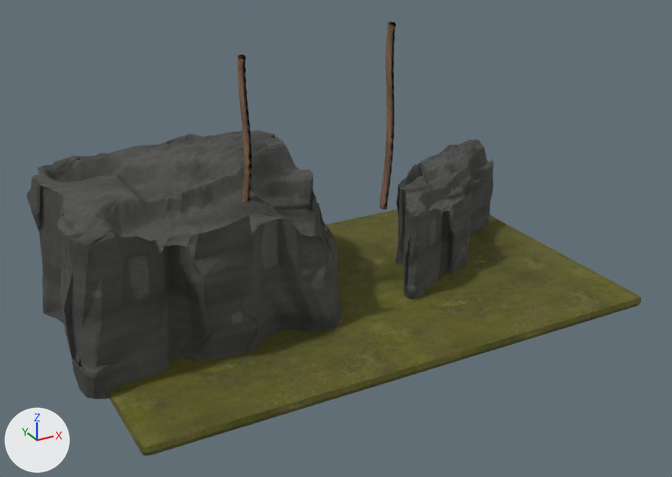
One commit to the Blender file assets/3d/dungeons/b3_industrial_candidates/rebar_rubble/sources/f3_rebar_rubble_authoring.blend: the scene before it, then after it.
Before and after are seen from a camera (50 mm lens) standing at (-1.66, -2.99, 1.78) and looking at (-0.07, -0.09, 0.34). Arrows for +X, +Y and +Z are at lower left; the lights stay in place. The older version comes first.

Script lines for the objects in view, before the commit:
```python
me_cube = bpy.data.meshes.new('Cube')
me_cube.from_pydata(...)  # 56 vertices, 54 faces; spans x -1.05..1.05, y -0.65..0.65, z -0.03..0.03
me_cube.materials.append(mat_f3_damp_concrete)
me_f3_rubble_v29_core_fracture = bpy.data.meshes.new('F3_RUBBLE_V29_CORE_FRACTURE')
me_f3_rubble_v29_core_fracture.from_pydata(...)  # 38345 vertices, 17280 faces; spans x -1.145..-0.015, y -0.335..0.615, z 0.0..0.62
# faces by material slot: [7360, 9920]
me_f3_rubble_v29_core_fracture.materials.append(mat_f3_old_concrete_intact_and_fracture)
me_f3_rubble_v29_core_fracture.materials.append(mat_f3_concrete_broken_interior_with_embedded_stones)
me_f3_rubble_v29_core_fracture_001 = bpy.data.meshes.new('F3_RUBBLE_V29_CORE_FRACTURE.001')
me_f3_rubble_v29_core_fracture_001.from_pydata(...)  # 40356 vertices, 17280 faces; spans x 0.18..1.04, y -0.245..0.485, z 0.0..0.44
# faces by material slot: [7360, 9920]
me_f3_rubble_v29_core_fracture_001.materials.append(mat_f3_old_concrete_intact_and_fracture_001)
me_f3_rubble_v29_core_fracture_001.materials.append(mat_f3_concrete_broken_interior_with_embedded_stones_001)
ob_ground_contact_grit = bpy.data.objects.new('ground contact grit', me_cube)
ob_ground_contact_grit.location = (0.0, 0.0, 0.035)
ob_reused_fracture_aggregate = bpy.data.objects.new('reused fracture aggregate', me_f3_rubble_v29_core_fracture)
ob_reused_fracture_aggregate.location = (0.0, 0.0, 0.0)
ob_reused_fracture_aggregate_001 = bpy.data.objects.new('reused fracture aggregate.001', me_f3_rubble_v29_core_fracture_001)
ob_reused_fracture_aggregate_001.location = (0.0, 0.0, 0.0)
# also in view: 'reused ribbed reinforcing bar.001' at (0.24, 0.04, 0.74); 'reused ribbed reinforcing bar' at (-0.38, 0.04, 0.74)
```
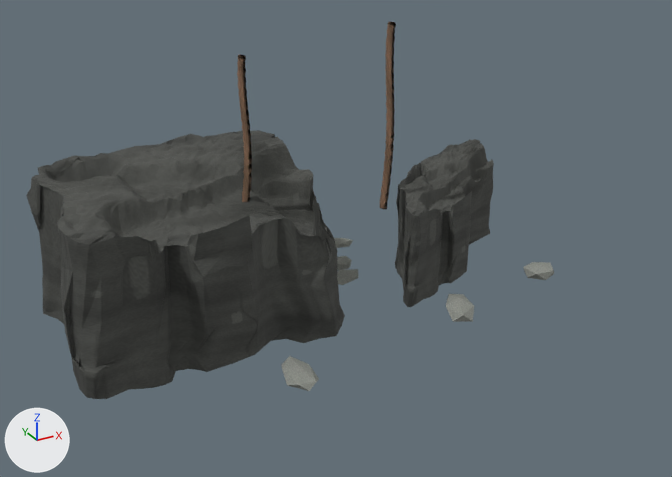
Where the change shows, as pixel boxes [x1, y1, x2, y2] in the pictures (672 x 477 px):
'ground contact grit', deleted (yellow): before [109, 209, 641, 456]
'loose aggregate and grounded concrete chips.009', added: after [281, 356, 319, 391]
'loose aggregate and grounded concrete chips.008', added: after [446, 294, 474, 322]
'loose aggregate and grounded concrete chips.007', added: after [523, 262, 554, 280]
'loose aggregate and grounded concrete chips.010', added: after [337, 269, 358, 285]
'loose aggregate and grounded concrete chips.011', added: after [337, 256, 352, 270]
'loose aggregate and grounded concrete chips.004', added: after [334, 238, 353, 248]

Patch to the scene script:
```diff
--- a/assets/3d/dungeons/b3_industrial_candidates/rebar_rubble/sources/f3_rebar_rubble_authoring.blend.py
+++ b/assets/3d/dungeons/b3_industrial_candidates/rebar_rubble/sources/f3_rebar_rubble_authoring.blend.py
@@ mat_f3_exposed_aggregate @@
+mat_f3_exposed_aggregate = bpy.data.materials.new('f3_exposed_aggregate')
+# uses the picture img_f3_exposed_aggregate_010b21ab9520_basecolor_jpg
+# uses the picture img_f3_exposed_aggregate_010b21ab9520_normal_jpg
+# uses the picture img_f3_exposed_aggregate_010b21ab9520_orm_jpg
@@ ob_ground_contact_grit @@
-ob_ground_contact_grit = bpy.data.objects.new('ground contact grit', me_cube)
@@ ob_loose_aggregate_and_grounded_concrete_chips_011 @@
+ob_loose_aggregate_and_grounded_concrete_chips_011 = bpy.data.objects.new('loose aggregate and grounded concrete chips.011', me_icosphere_011)  # 12 vertices, 20 faces; spans x -0.85..0.95, y -0.97..0.92, z -0.91..0.95
+ob_loose_aggregate_and_grounded_concrete_chips_011.location = (0.164, 0.27, 0.025)
+ob_loose_aggregate_and_grounded_concrete_chips_011.rotation_euler = (0.0, 0.0, 3.342)  # degrees (0, 0, 191)
+ob_loose_aggregate_and_grounded_concrete_chips_011.scale = (0.0585, 0.0504, 0.0347)
@@ ob_loose_aggregate_and_grounded_concrete_chips_010 @@
+ob_loose_aggregate_and_grounded_concrete_chips_010 = bpy.data.objects.new('loose aggregate and grounded concrete chips.010', me_icosphere_010)  # 12 vertices, 20 faces; spans x -0.96..0.94, y -0.97..0.97, z -0.84..1.15
+ob_loose_aggregate_and_grounded_concrete_chips_010.location = (0.104, 0.161, 0.025)
+ob_loose_aggregate_and_grounded_concrete_chips_010.rotation_euler = (0.0, 0.0, 5.008)  # degrees (0, 0, 287)
+ob_loose_aggregate_and_grounded_concrete_chips_010.scale = (0.0576, 0.0817, 0.0204)
@@ ob_loose_aggregate_and_grounded_concrete_chips_009 @@
+ob_loose_aggregate_and_grounded_concrete_chips_009 = bpy.data.objects.new('loose aggregate and grounded concrete chips.009', me_icosphere_009)  # 12 vertices, 20 faces; spans x -0.84..0.88, y -0.97..0.96, z -1.09..1.11
+ob_loose_aggregate_and_grounded_concrete_chips_009.location = (-0.412, -0.452, 0.025)
+ob_loose_aggregate_and_grounded_concrete_chips_009.rotation_euler = (0.0, 0.0, 1.435)  # degrees (0, 0, 82)
+ob_loose_aggregate_and_grounded_concrete_chips_009.scale = (0.124, 0.0616, 0.0257)
@@ ob_loose_aggregate_and_grounded_concrete_chips_008 @@
+ob_loose_aggregate_and_grounded_concrete_chips_008 = bpy.data.objects.new('loose aggregate and grounded concrete chips.008', me_icosphere_008)  # 12 vertices, 20 faces; spans x -1.01..0.89, y -0.9..0.83, z -1.0..1.08
+ob_loose_aggregate_and_grounded_concrete_chips_008.location = (0.384, -0.304, 0.025)
+ob_loose_aggregate_and_grounded_concrete_chips_008.rotation_euler = (0.0, 0.0, 4.237)  # degrees (0, 0, 243)
+ob_loose_aggregate_and_grounded_concrete_chips_008.scale = (0.124, 0.0664, 0.0345)
@@ ob_loose_aggregate_and_grounded_concrete_chips_007 @@
+ob_loose_aggregate_and_grounded_concrete_chips_007 = bpy.data.objects.new('loose aggregate and grounded concrete chips.007', me_icosphere_007)  # 12 vertices, 20 faces; spans x -0.86..0.88, y -0.93..0.85, z -0.89..0.82
+ob_loose_aggregate_and_grounded_concrete_chips_007.location = (0.88, -0.202, 0.025)
+ob_loose_aggregate_and_grounded_concrete_chips_007.rotation_euler = (0.0, 0.0, 5.152)  # degrees (0, 0, 295)
+ob_loose_aggregate_and_grounded_concrete_chips_007.scale = (0.0797, 0.0806, 0.0394)
@@ ob_loose_aggregate_and_grounded_concrete_chips_004 @@
+ob_loose_aggregate_and_grounded_concrete_chips_004 = bpy.data.objects.new('loose aggregate and grounded concrete chips.004', me_icosphere_004)  # 12 vertices, 20 faces; spans x -0.99..0.92, y -0.92..0.77, z -1.01..0.85
+ob_loose_aggregate_and_grounded_concrete_chips_004.location = (0.26, 0.48, 0.025)
+ob_loose_aggregate_and_grounded_concrete_chips_004.rotation_euler = (0.0, 0.0, 5.792)  # degrees (0, 0, 332)
+ob_loose_aggregate_and_grounded_concrete_chips_004.scale = (0.0742, 0.0405, 0.0262)
```
